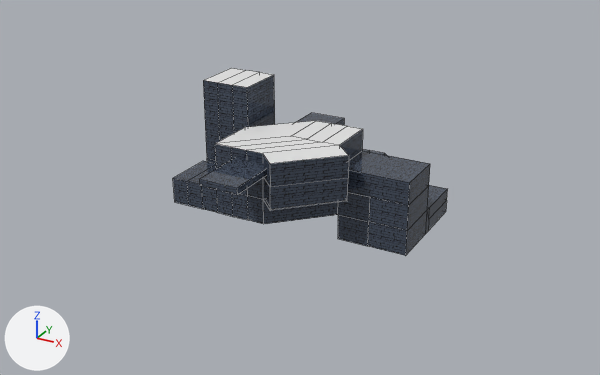
Renders of the Blender file examples/lightvolume/lightvolume.blend from each side of a commit.
Camera for both pictures: a 50 mm camera at (62.9, -103.5, 51.3) aimed at (8.0, -3.8, 1.5). The axes (+X, +Y, +Z) are drawn at lower left. The lights are the same throughout. The older version comes first. Mesh edges are drawn as thin lines.

The scene before the commit, as lines of its bpy script (objects in view):
```python
me_cube = bpy.data.meshes.new('Cube')
me_cube.from_pydata(...)  # 134 vertices, 134 faces; spans x -10.0..25.0, y -13.8..14.0, z -6.0..15.0
# faces by material slot: [122, 11, 1]
me_cube.materials.append(mat_walls)  # picture img_bricktile_png
me_cube.materials.append(mat_sky)  # white #e7e7e7
me_cube.materials.append(mat_grass)  # white #e7e7e7
me_cube_003 = bpy.data.meshes.new('Cube.003')
me_cube_003.from_pydata(...)  # 8 vertices, 6 faces; spans x -11.7..15.2, y -15.2..11.7, z -0.5..0.5
me_cube_003.materials.append(mat_walls)  # picture img_bricktile_png
ob_cube_006 = bpy.data.objects.new('Cube.006', me_cube_003)
ob_cube_006.location = (2.0, -4.0, 7.0)
ob_cube_006.rotation_euler = (0.0, 0.0, 0.785)  # degrees (0, 0, 45)
ob_map = bpy.data.objects.new('Map', me_cube)
ob_map.location = (0.0, 0.0, 0.0)
```
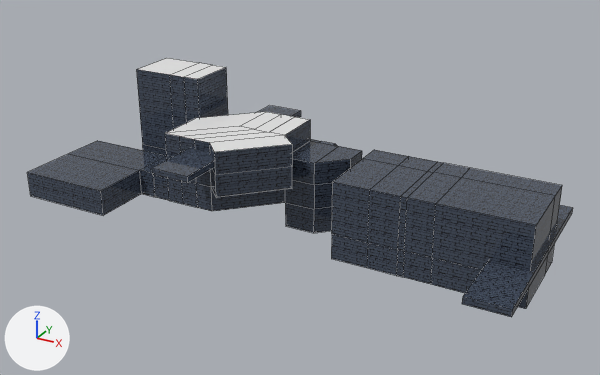
Boxes (x1, y1, x2, y2) around the edits, measured in the pictures (600 x 375 px; the box of a moved part takes in the faces that stretch with it):
'Map', reshaped, moved (94% wider, 33% taller): before (173, 68, 448, 256); after (27, 58, 562, 309)
'Cube.006', moved: before (199, 113, 344, 195); after (152, 106, 301, 183)
'Cube.001', added (blue): after (462, 205, 573, 317)
part 1 of me_cube, built on: before (348, 151, 448, 256); after (292, 141, 562, 309)
part 2 of me_cube, moved or reshaped: before (173, 68, 245, 205); after (27, 58, 198, 216)
part 3 of me_cube, surface changed: before (173, 68, 386, 246); after (101, 58, 337, 233)
part 4 of me_cube_003, moved or reshaped: before (199, 113, 344, 195); after (152, 106, 573, 317)

The change, as a list of edits to the scene's bpy script:
```text
Change me_cube:
    used by ob_map; location = (0.0, 0.0, 0.0)
    remove me_cube.from_pydata(...)  # 134 vertices, 134 faces; spans x -10.0..25.0, y -13.8..14.0, z -6.0..15.0
    add me_cube.from_pydata(...)  # 198 vertices, 199 faces; spans x -22.0..53.0, y -20.0..14.0, z -6.0..15.0
    me_cube part 1: 3 vertices moved from x 25.0, y 14.0, z -6.0..-2.0 to x 23.0, y 14.0, z -6.0..-2.0; 9 vertices removed from x 25.0, y -3.0..6.0, z -6.0..5.5; 69 vertices added at x 19.0..53.0, y -9.0..14.0, z -6.0..6.0
    me_cube part 2: 10 vertices moved from x -10.0..-7.3, y -11.0..6.0, z -2.0..15.0 to x -14.0..-7.3, y -20.0..6.0, z -2.0..15.0; 2 vertices removed from x -10.0, y -3.0, z -2.0..2.0; 6 vertices added at x -22.0, y -20.0..-4.0, z -2.0..2.0
    me_cube part 3: 111 kept faces spanning x -14.0..23.0, y -20.0..14.0, z -6.0..15.0 get new texture (UV) coordinates
Change me_cube_003:
    used by ob_cube_006; location = (2.0, -4.0, 7.0); rotation_euler = (0.0, 0.0, 0.785), in degrees (0, 0, 45)
    remove me_cube_003.from_pydata(...)  # 8 vertices, 6 faces; spans x -11.7..15.2, y -15.2..11.7, z -0.5..0.5
    add me_cube_003.from_pydata(...)  # 8 vertices, 6 faces; spans x -13.1..13.8, y -13.8..13.1, z -0.5..0.5
    me_cube_003 part 4: the whole mesh is moved by (-1.4, 1.4, 0.0)
Change ob_map:
    ob_map.location: (0.0, 0.0, 0.0) -> (-9.0, 0.0, 0.0)
Change ob_cube_006:
    ob_cube_006.location: (2.0, -4.0, 7.0) -> (-4.0, -4.0, 7.0)
Add ob_cube_001:
    ob_cube_001 = bpy.data.objects.new('Cube.001', me_cube_003)
    ob_cube_001.location = (41.0, -3.0, -1.0)
    ob_cube_001.rotation_euler = (0.0, 0.0, 0.785)  # degrees (0, 0, 45)
```
